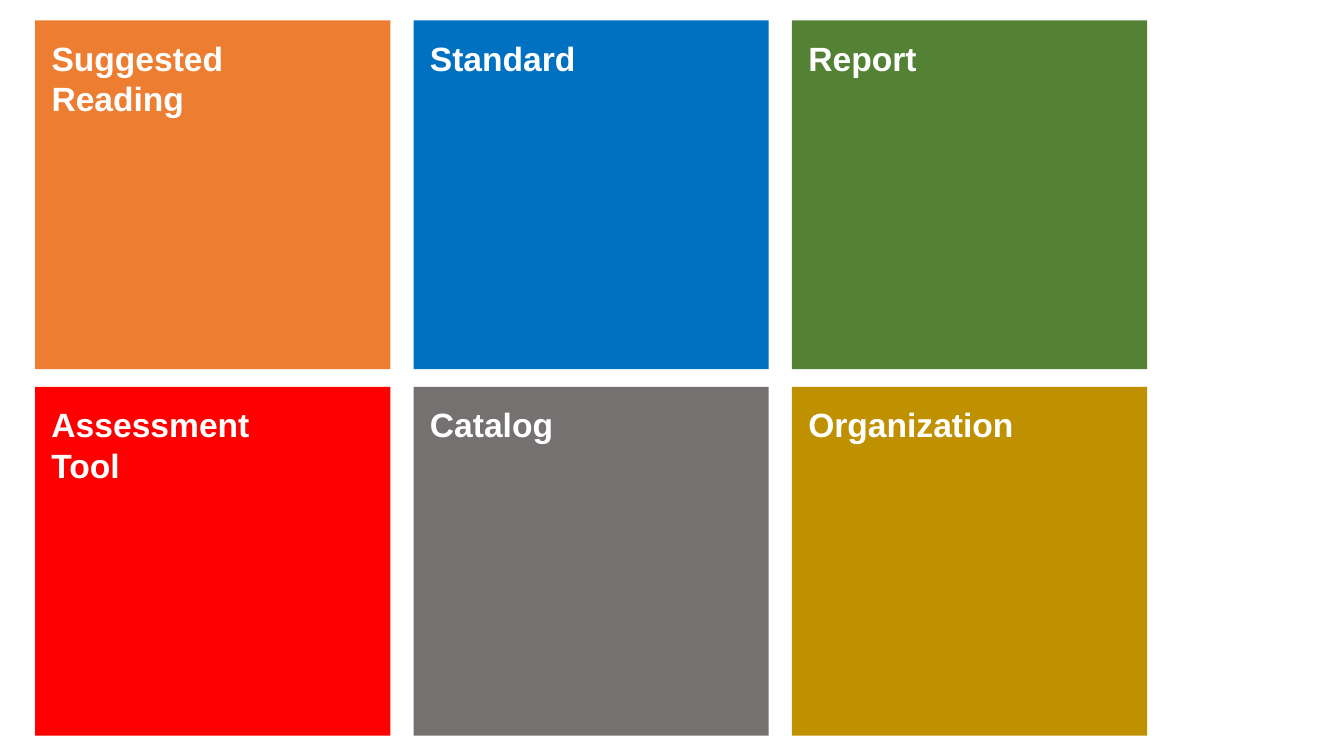
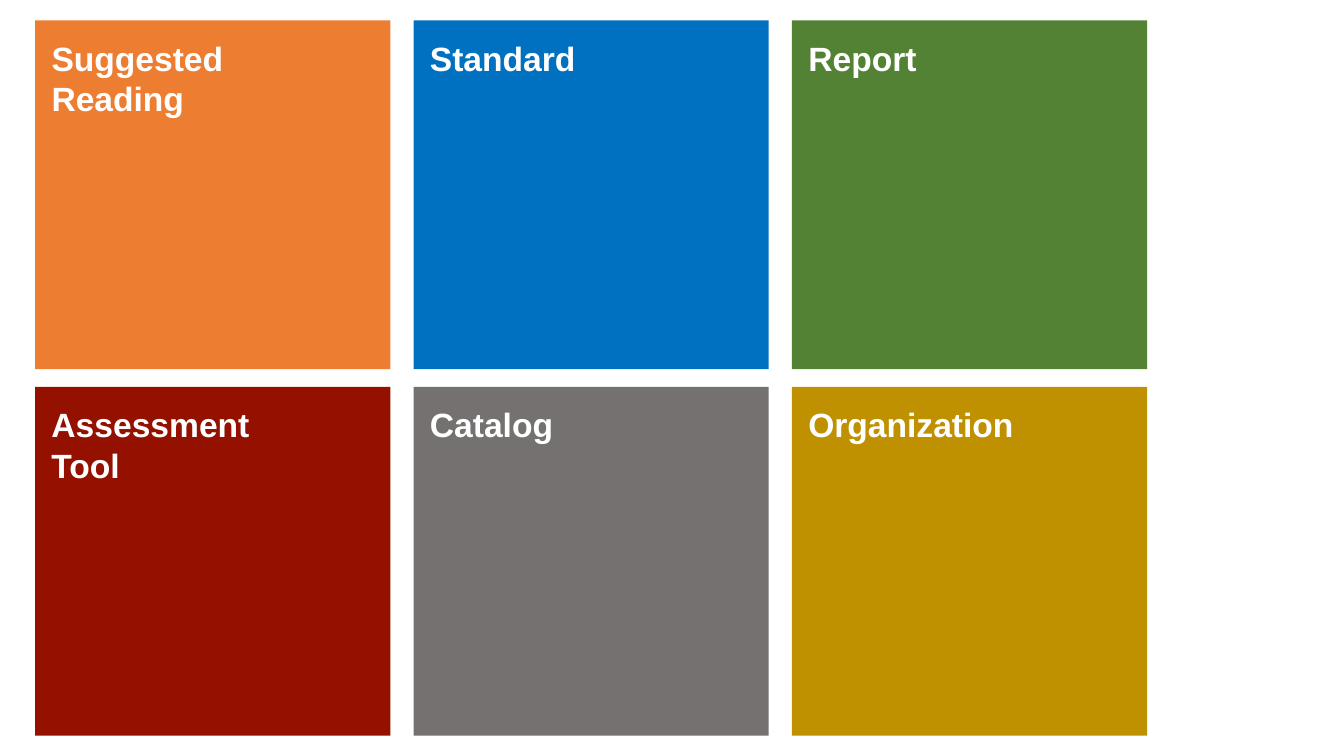
Before and after one commit to RAI-toolkit/RAI-toolkit.github.io, a slide deck: slide 1 of assets/images/RAI_toolkit/RAI_categories.pptx. Drawn at 1344x756 pixels with LibreOffice and Linux fonts; fonts in the diff are those of the drawing. Boxes give left, top, right and bottom in pixels: in the first picture for what was removed or moved away, otherwise in the second. Text is boxed around its words. In the diff, an @@ line names an element or a change of style, - is before the commit and + after.

```diff
--- a/assets/images/RAI_toolkit/RAI_categories.pptx
+++ b/assets/images/RAI_toolkit/RAI_categories.pptx
@@ rectangle at [35,387,390,736]: fill #FF0000 to #941100 @@
```
Also in this commit, not shown: 2 slides added, 12 other files.
